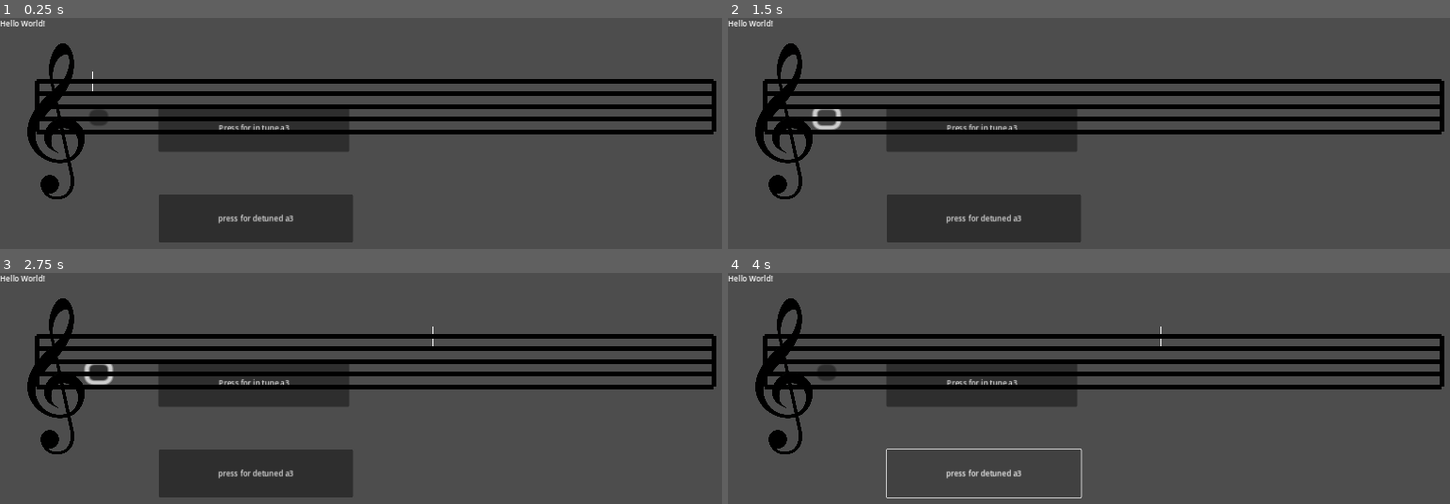
Above: before the commit, frames 1-4 (two rows, left to right).
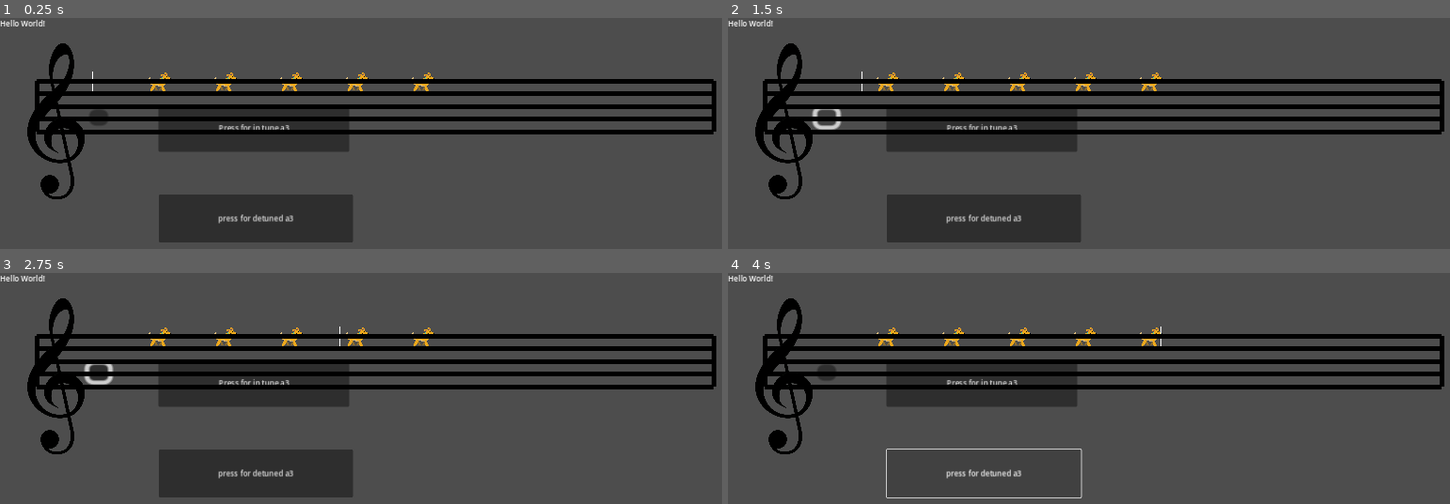
Above: after the commit, the same moments.

Repository: Sniggiho/COMP225-Reluna
Game: Godot game, scene res://Scenes/firstScene.tscn
Same seed, same stepped clock (60 frames per second), same inputs: the game is played once before the commit and once after it.
Inputs (mouse positions are in pixels of both pictures, inside the frame that each line leads up to):
- Up to frame 1 (0.25 s): no input
- Up to frame 2 (1.5 s): click (829, 117) at 0.5 s; click (829, 117) at 1.25 s
- Up to frame 3 (2.75 s): click (158, 337) at 2.02 s
- Up to frame 4 (4 s): click (886, 337) at 2.77 s; click "press for detuned a3" at 3.5 s

The runs differ from the first frame. In frame 1, 0.4% of the frame differs, in the area x 20-61%, y 23-32%; in frame 2, 0.4%; in frame 3, 0.4%; in frame 4, 0.4%.
Error before the commit: Parse Error: Function "_ready" has the same name as a previously declared function. (res://Scenes/TuneCreator/TuneCreator.gd:32)

Commit message:
Merged with Rhys

Diff:
--- a/Project/Scenes/PlayBar/PlayBar.gd
+++ b/Project/Scenes/PlayBar/PlayBar.gd
@@ -6,7 +6,7 @@
 
 var playing : bool = false
 
-var melodyLengthT : float = 0.5
+var melodyLengthT : float = 2
 
 # Called when the node enters the scene tree for the first time.
 func _ready():
--- a/Project/Scenes/TuneCreator/TuneCreator.gd
+++ b/Project/Scenes/TuneCreator/TuneCreator.gd
@@ -21,17 +21,11 @@
 var _listOfNotes : Array
 
 # Pregenerated list of all possible notes
-var possibleNotes : Array
+var _possibleNotes : Array
 
 # Called when the node enters the scene tree for the first time.
 func _ready():
-	possibleNotes = _createNoteArrayInKey(4,3,5, false)
-var _allPossibleNotes : Array
-
-# Called when the node enters the scene tree for the first time.
-func _ready():
-	_allPossibleNotes = _createPossibleNoteArray(3,5)
-
+	_possibleNotes = _createNoteArrayInKey(4,3,5, false)
 	generate()
 
 # Called every frame. 'delta' is the elapsed time since the previous frame.
@@ -57,8 +51,7 @@
 		_pathFollower.progress_ratio += dx
 		var note = _noteScene.instantiate()
 		note.setDetuneCents(randi_range(-50,50))
-		note.setNoteByName(possibleNotes[randi() % possibleNotes.size()])
-		note.setNoteByName(_allPossibleNotes[randi() % _allPossibleNotes.size()])
+		note.setNoteByName(_possibleNotes[randi() % _possibleNotes.size()])
 
 		add_child(note)
 		_listOfNotes.append(note)
@@ -69,9 +62,8 @@
 	for note in _listOfNotes:
 		note.queue_free()
 
+# Internal function for creation of all possible note names between two given octaves.
 func _createNoteArrayChromatic(lowOct, highOct)-> Array:
-# Internal function for creation of all possible note names between two given octaves.
-func _createPossibleNoteArray(lowOct, highOct)-> Array:
 	""" This currently just generates all the possible note names between the two given octaves.
 	Later, this should be able to generate specific keys as note sets, and give more control in the exact range created,
 	the idea being that the user will someday adjust these parameters"""
--- a/Project/Scenes/firstScene.tscn
+++ b/Project/Scenes/firstScene.tscn
@@ -1,7 +1,8 @@
-[gd_scene load_steps=7 format=3 uid="uid://c1qqxujrvquvy"]
+[gd_scene load_steps=8 format=3 uid="uid://c1qqxujrvquvy"]
 
 [ext_resource type="Script" path="res://Scenes/AudioStreamPlayerTest.gd" id="1_x644u"]
 [ext_resource type="PackedScene" uid="uid://0s7iemaa5lj5" path="res://Scenes/TuneCreator/tune_creator.tscn" id="2_8ghvy"]
+[ext_resource type="PackedScene" uid="uid://bjs47qh2te7ar" path="res://Scenes/TuneCreator/dummyNote.tscn" id="3_jfqfn"]
 [ext_resource type="PackedScene" uid="uid://b7kyrbrs3vv1m" path="res://Scenes/PlayBar/play_bar.tscn" id="3_quvye"]
 [ext_resource type="PackedScene" uid="uid://bw1j8vgpnjrk8" path="res://Scenes/Note/note.tscn" id="4_iblsp"]
 [ext_resource type="PackedScene" uid="uid://dq0mp8xmuh00" path="res://Scenes/MusicStaff/MusicStaff.tscn" id="5_bafn2"]
@@ -42,10 +43,11 @@
 offset_bottom = 285.0
 text = "Press for in tune a3"
 
-[node name="TuneCreator" parent="." node_paths=PackedStringArray("path") instance=ExtResource("2_8ghvy")]
+[node name="TuneCreator" parent="." node_paths=PackedStringArray("_path") instance=ExtResource("2_8ghvy")]
 position = Vector2(200, 136)
-path = NodePath("../Path2D")
-noteScene = ExtResource("4_iblsp")
+_path = NodePath("../Path2D")
+_dummyNote = ExtResource("3_jfqfn")
+_noteScene = ExtResource("4_iblsp")
 
 [node name="Path2D" type="Path2D" parent="."]
 curve = SubResource("Curve2D_xmk5h")
